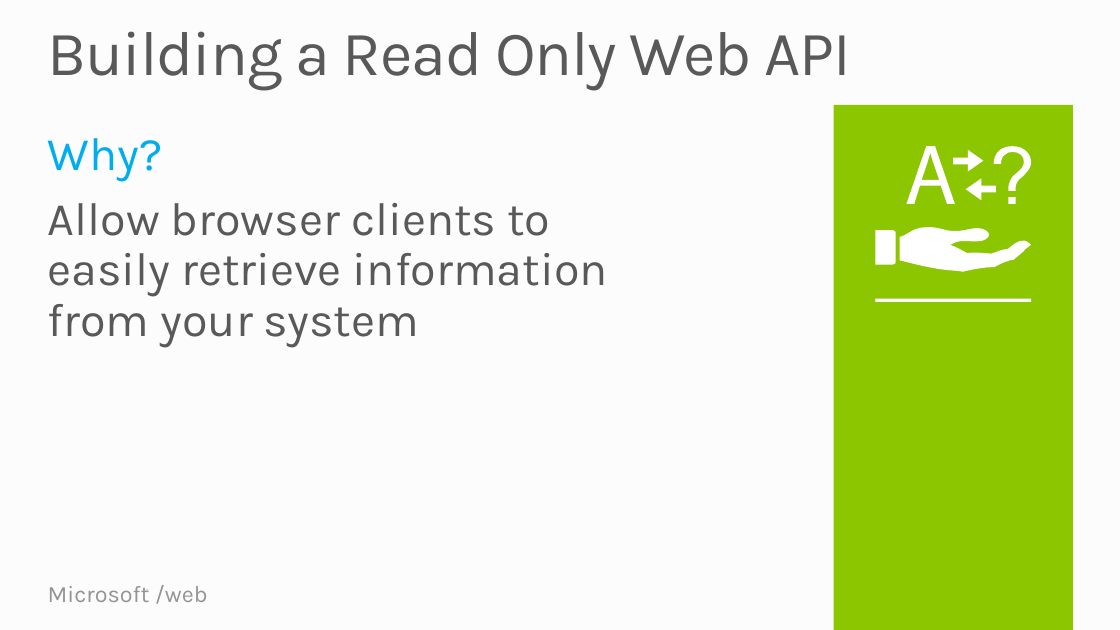
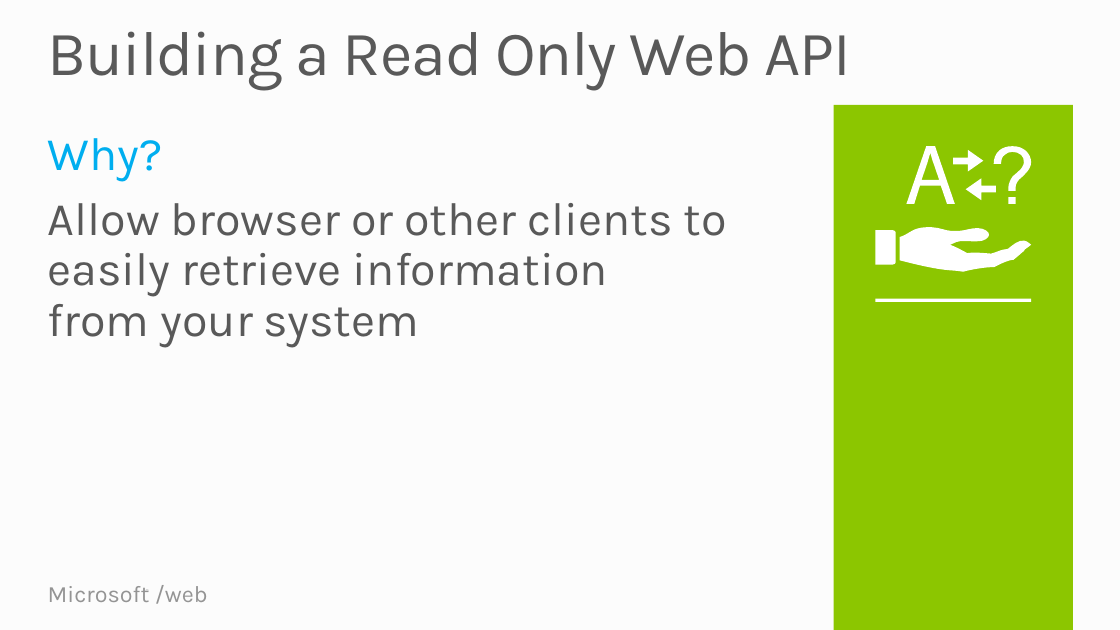
Before and after one commit to Microsoft-Web/WebTK-Presentations, a slide deck: slide 5 of AddingWebApiToASPNETSite/AddingWebApiToASPNETSite.pptx. Drawn at 1120x630 pixels with LibreOffice and Linux fonts; fonts in the diff are those of the drawing. Boxes give left, top, right and bottom in pixels: in the first picture for what was removed or moved away, otherwise in the second. Text is boxed around its words. In the diff, an @@ line names an element or a change of style, - is before the commit and + after.

Commit message:
fixed error on slide per jon

```diff
--- a/AddingWebApiToASPNETSite/AddingWebApiToASPNETSite.pptx
+++ b/AddingWebApiToASPNETSite/AddingWebApiToASPNETSite.pptx
@@ text at bbox=[48, 203, 727, 347]: text changed @@
-Allow browser clients to
-easily retrieve information
-from your system
+Allow browser or other clients to
+easily retrieve information
+from your system
```
